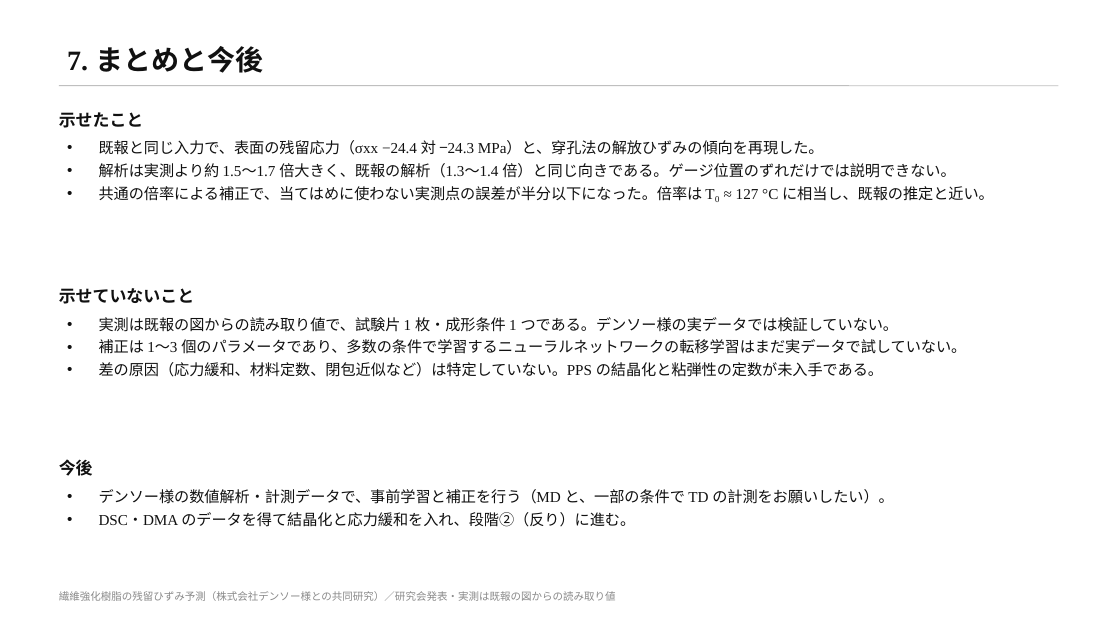
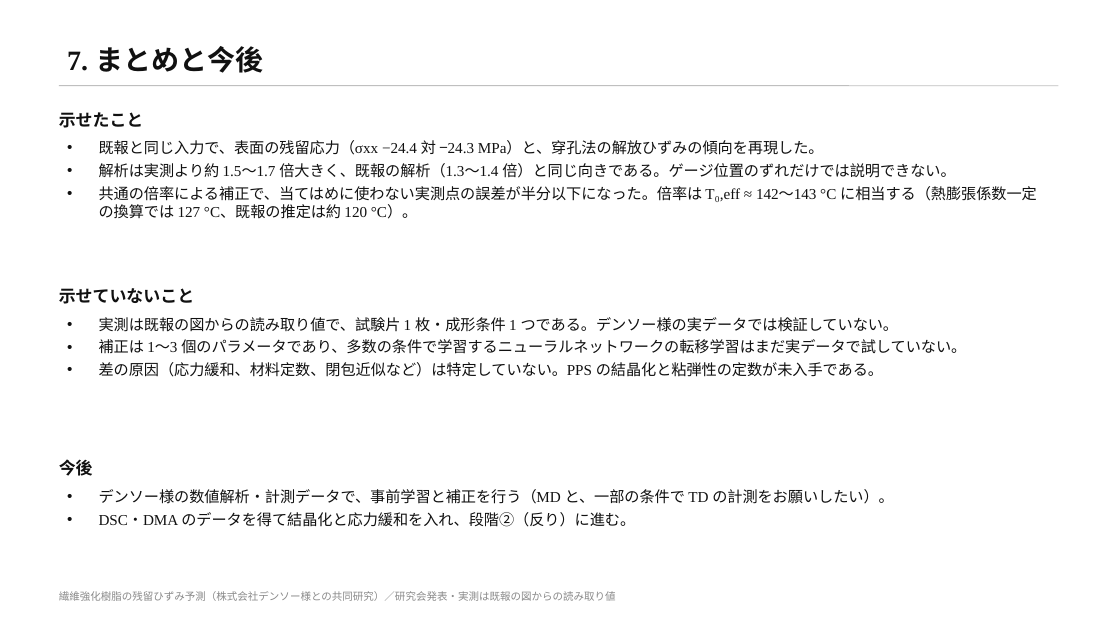
Before and after one commit to keisuke58/wccm2026-cfrp-gnn, a slide deck: slide 10 of slides/denso_kenkyukai.pptx. Drawn at 1120x630 pixels with LibreOffice and Linux fonts; fonts in the diff are those of the drawing. Boxes give left, top, right and bottom in pixels: in the first picture for what was removed or moved away, otherwise in the second. Text is boxed around its words. In the diff, an @@ line names an element or a change of style, - is before the commit and + after.

```diff
--- a/slides/denso_kenkyukai.pptx
+++ b/slides/denso_kenkyukai.pptx
@@ text at bbox=[99, 186, 1037, 219]: text changed @@
-• 共通の倍率による補正で、当てはめに使わない実測点の誤差が半分以下になった。倍率は T₀ ≈ 127 °C に相当し、既報の推定と近い。
+• 共通の倍率による補正で、当てはめに使わない実測点の誤差が半分以下になった。倍率は T₀,eff ≈ 142〜143 °C に相当する（熱膨張係数一定の換算では 127 °C、既報の推定は約 120 °C）。
```
Also in this commit, not shown: 1 other slide changed, 14 other files.
